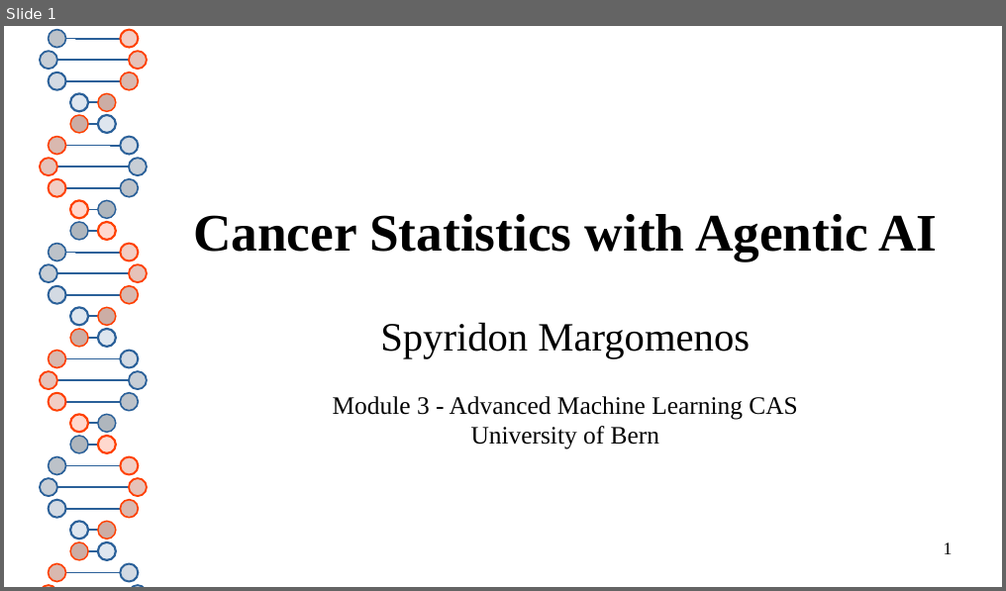
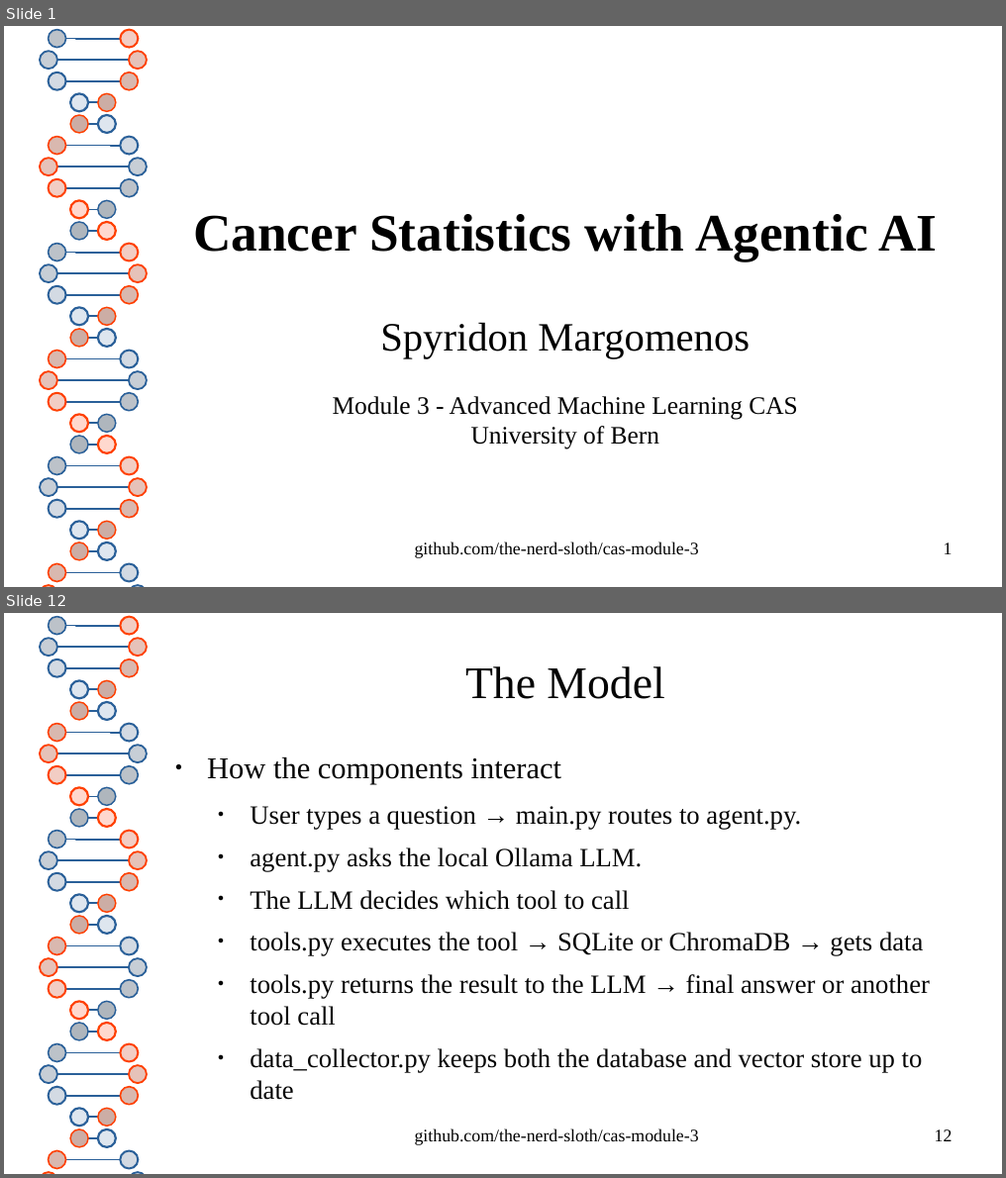
Before and after one commit to the-nerd-sloth/cas-module-3, a slide deck: presentation/agentic-cancer.odp. Shown one above the other, each under a label of ours: slide 1 before the commit, slides 1 and 12 after it; the slides between them are not shown. The pictures are 1006x591 and 1006x1178 pixels, drawn with LibreOffice and Linux fonts; fonts in the diff are those of the drawing. Boxes give left, top, right and bottom in pixels: in the first picture for what was removed or moved away, otherwise in the second. Text is boxed around its words. In the diff, an @@ line names an element or a change of style, - is before the commit and + after.

```diff
--- a/presentation/agentic-cancer.odp
+++ b/presentation/agentic-cancer.odp
@@ slide 12 added at [4, 613, 1002, 1174], background #FFFFFF; not listed: 80 template elements that a slide beside it also shows @@
@@ title added at [465, 666, 664, 699], 36 pt, text #050505 @@
+The Model
@@ text added at [207, 758, 930, 1100], 21 pt, text #050505 @@
+● How the components interact
+  ● User types a question → main.py routes to agent.py.
+  ● agent.py asks the local Ollama LLM.
+  ● The LLM decides which tool to call
+  ● tools.py executes the tool → SQLite or ChromaDB → gets data
+  ● tools.py returns the result to the LLM → final answer or another tool call
+  ● data_collector.py keeps both the database and vector store up to date
@@ text added at [415, 1129, 699, 1146], 14 pt, text #000000 @@
+github.com/the-nerd-sloth/cas-module-3
@@ page number added at [935, 1130, 952, 1142], 14 pt, text #000000 @@
+12
@@ slide 1 changed as well @@
@@ text added at [415, 542, 699, 559], 14 pt, text #000000 @@
+github.com/the-nerd-sloth/cas-module-3
```
Also in this commit, not shown: 14 other slides added, 1 slide removed, 1 other file.
